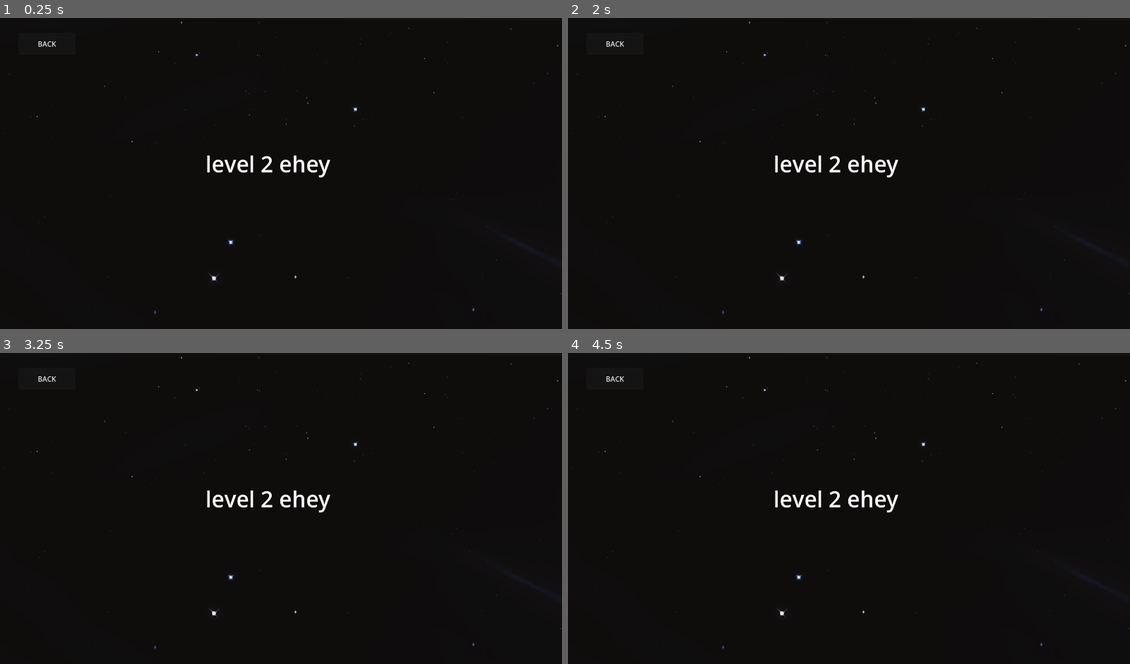
Above: before the commit, frames 1-4 (two rows, left to right).
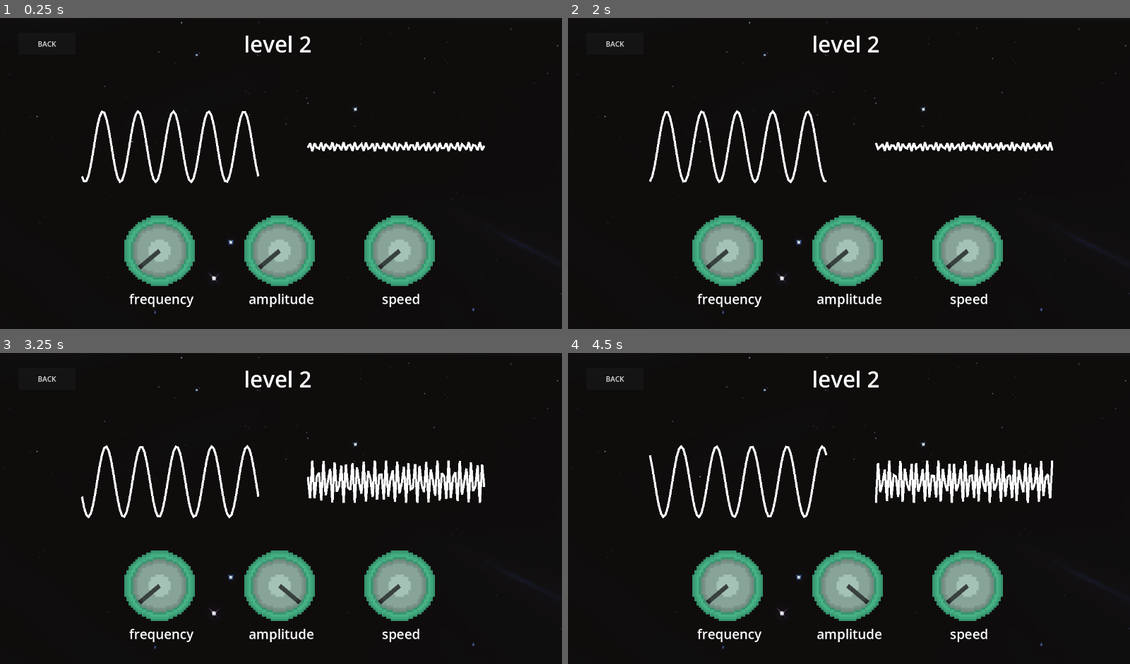
Above: after the commit, the same moments.

Repository: alexgaaranes/jame-gam-50
Game: Godot game, scene res://scenes/level/level2/level2.tscn
Two runs of this game, one before a commit and one after it. Both use one fixed random seed, a clock stepped at 60 frames per second and the inputs below. This scene is started directly instead of the project's main scene.
Inputs (mouse positions are in pixels of both pictures, inside the frame that each line leads up to):
- Up to frame 1 (0.25 s): no input
- Up to frame 2 (2 s): tap Enter (ui_accept) at 0.5, 0.77 s; move the mouse to (972, 161) at 0.52 s; hold Right (ui_right) 0.53-1.25 s; click (972, 161) at 0.67 s; drag from (736, 192) to (820, 238) at 1.27 s
- Up to frame 3 (3.25 s): move the mouse to (337, 443) at 2.02 s; hold Left (ui_left) 2.03-2.75 s; drag from (252, 573) to (112, 464) at 2.77 s
- Up to frame 4 (4.5 s): move the mouse to (1017, 558) at 3.52 s; hold Right (ui_right) 3.53-4.25 s; tap Enter (ui_accept) at 3.77 s; drag from (680, 464) to (764, 433) at 4.27 s

The runs differ from the first frame. In frame 1, 9.6% of the frame differs, in the area x 14-87%, y 5-93%; in frame 2, 9.6%; in frame 3, 11%; in frame 4, 11%.

Commit message:
feat: add level 2 game

Diff:
--- a/scenes/level/galaxy1.gd
+++ b/scenes/level/galaxy1.gd
@@ -10,8 +10,6 @@
 # Called every frame. 'delta' is the elapsed time since the previous frame.
 func _process(delta: float) -> void:
 	pass
-
-
 
 func _on_body_entered(body: Node2D) -> void:
 	if body.name == "Player":
--- a/scenes/level/level1/level1.tscn
+++ b/scenes/level/level1/level1.tscn
@@ -7,7 +7,7 @@
 [ext_resource type="PackedScene" uid="uid://bs21d2sl3ik2i" path="res://scenes/level/level1/goal.tscn" id="6_mshvf"]
 [ext_resource type="PackedScene" uid="uid://dccyi75h8ivau" path="res://scenes/level/ui/back.tscn" id="6_ssrwo"]
 [ext_resource type="PackedScene" uid="uid://b3f1m7svlhixv" path="res://scenes/level/ui/game_over.tscn" id="7_fnolb"]
-[ext_resource type="PackedScene" uid="uid://cdmmd66v4chjy" path="res://scenes/level/you_win.tscn" id="8_ssrwo"]
+[ext_resource type="PackedScene" uid="uid://cdmmd66v4chjy" path="res://scenes/level/ui/you_win.tscn" id="8_ssrwo"]
 
 [node name="Level1" type="Node2D"]
 script = ExtResource("1_mshvf")
--- /dev/null
+++ b/scenes/level/level2/adjust_wave.gd
@@ -0,0 +1,104 @@
+extends Line2D
+
+@export var amplitude := 80.0          # Wave height
+@export var speed := 4.0               # Speed
+@export var point_count := 80.0         # Resolution
+@export var frequency := 5.0          # Number of full wave cycles
+var phase := 0.0
+
+var margin_error = 0.015
+
+var correct_freq_knob_value = randf_range(0.2, 0.8)
+var correct_amp_knob_value = randf_range(0.2, 0.8)
+var correct_speed_knob_value = randf_range(0.2, 0.8)
+
+var adjust_freq_knob_value = 0.0
+var adjust_amp_knob_value = 0.0
+var adjust_speed_knob_value = 0.0
+
+var freq_dragging = false
+var amp_dragging = false
+var speed_dragging = false
+
+var updated = false
+
+
+signal win
+
+func _ready() -> void:
+	frequency = abs(0 - correct_freq_knob_value) * 60 + 5
+	amplitude = - abs(0 - correct_speed_knob_value) * 150 + 80
+	speed = abs(0 - correct_speed_knob_value) * 70 + 4
+
+func _process(delta):
+	handle_input(delta)
+	phase += delta * speed
+
+	var width = 400
+	var height = 200
+	var points = []
+
+	for i in range(point_count):
+		var t = float(i) / (point_count - 1)  # from 0 to 1
+		var x = t * width
+		var y = sin(t * TAU * frequency + phase) * amplitude
+		points.append(Vector2(x, y + height / 2))  # center vertically
+
+	self.points = points
+	if updated && !freq_dragging && !speed_dragging && !amp_dragging:
+		_print_knob_values()
+		_check_win()
+		updated = false
+
+func handle_input(delta):
+	if Input.is_action_pressed("ui_right"):
+		frequency += delta * 2.0
+	elif Input.is_action_pressed("ui_left"):
+		frequency -= delta * 2.0
+
+	frequency = clamp(frequency, 0.1, 50.0)  # Limit values
+
+func _print_knob_values():
+	print("freq knob value: ", adjust_freq_knob_value)
+	print("correct freq knob value: ", correct_freq_knob_value)
+	print()
+	print("speed knob value: ", adjust_speed_knob_value)
+	print("correct speed knob value: ", correct_speed_knob_value)
+	print()
+	print("amp knob value: ", adjust_amp_knob_value)
+	print("correct amp knob value: ", correct_amp_knob_value)
+	print()
+
+func _on_freq_knob_dial_rotated(degrees: float, value: float) -> void:
+	frequency = abs(value - correct_freq_knob_value) * 60 + 5
+	adjust_freq_knob_value = value
+	freq_dragging = true
+	updated = true
+
+func _on_speed_knob_dial_rotated(degrees: float, value: float) -> void:
+	speed = abs(value - correct_speed_knob_value) * 70 + 4
+	adjust_speed_knob_value = value
+	speed_dragging = true
+	updated = true
+
+func _on_amp_knob_dial_rotated(degrees: float, value: float) -> void:
+	amplitude = - abs(value - correct_amp_knob_value) * 150 + 80
+	adjust_amp_knob_value = value
+	amp_dragging = true
+	updated = true
+
+func _check_win():
+	if abs(adjust_freq_knob_value - correct_freq_knob_value) <= margin_error && abs(adjust_amp_knob_value - correct_amp_knob_value) <= margin_error && abs(adjust_speed_knob_value - correct_speed_knob_value) <= margin_error:
+		print("WINNER BETCH")
+		emit_signal("win")
+
+func _on_freq_knob_dragging(isDragging: bool) -> void:
+	freq_dragging = isDragging
+
+
+func _on_speed_knob_dragging(isDragging: bool) -> void:
+	speed_dragging = isDragging
+
+
+func _on_amp_knob_dragging(isDragging: bool) -> void:
+	amp_dragging = isDragging
--- /dev/null
+++ b/scenes/level/level2/adjust_wave.tscn
@@ -0,0 +1,8 @@
+[gd_scene load_steps=2 format=3 uid="uid://cwh0dn2f6cceb"]
+
+[ext_resource type="PackedScene" uid="uid://cvd08pxfwxsti" path="res://scenes/level/level2/wave.tscn" id="1_rmbg1"]
+
+[node name="Adjust Wave2" type="Node2D"]
+
+[node name="Adjust Wave" parent="." instance=ExtResource("1_rmbg1")]
+points = PackedVector2Array(0, 0)
--- /dev/null
+++ b/scenes/level/level2/correct_wave.gd
@@ -0,0 +1,23 @@
+extends Line2D
+
+@export var amplitude := 80.0          # Wave height
+@export var speed := 4.0               # Scroll speed
+@export var point_count := 80.0        # Resolution
+@export var frequency := 5.0          # Number of full wave cycles
+
+var phase := 0.0
+
+func _process(delta):
+	phase += delta * speed
+
+	var width = 400
+	var height = 200
+	var points = []
+
+	for i in range(point_count):
+		var t = float(i) / (point_count - 1)  # from 0 to 1
+		var x = t * width
+		var y = sin(t * TAU * frequency + phase) * amplitude
+		points.append(Vector2(x, y + height / 2))  # center vertically
+
+	self.points = points
--- /dev/null
+++ b/scenes/level/level2/correct_wave.tscn
@@ -0,0 +1,10 @@
+[gd_scene load_steps=3 format=3 uid="uid://ddgnxsqnwkbho"]
+
+[ext_resource type="PackedScene" uid="uid://cvd08pxfwxsti" path="res://scenes/level/level2/wave.tscn" id="1_unnig"]
+[ext_resource type="Script" uid="uid://fiqjupbcx4dt" path="res://scenes/level/level2/correct_wave.gd" id="2_vafph"]
+
+[node name="Correct Wave2" type="Node2D"]
+
+[node name="Correct Wave" parent="." instance=ExtResource("1_unnig")]
+points = PackedVector2Array(0, 0)
+script = ExtResource("2_vafph")
--- a/scenes/level/level2/level2.tscn
+++ b/scenes/level/level2/level2.tscn
@@ -1,10 +1,16 @@
-[gd_scene load_steps=3 format=3 uid="uid://dikyiofeavm15"]
+[gd_scene load_steps=8 format=3 uid="uid://dikyiofeavm15"]
 
 [ext_resource type="Texture2D" uid="uid://du8m33l7gvebq" path="res://assets/Background.png" id="1_q0vuy"]
+[ext_resource type="Script" uid="uid://b77mvrsyxfr16" path="res://scenes/level/level2/level_2.gd" id="1_vjjvc"]
 [ext_resource type="PackedScene" uid="uid://dccyi75h8ivau" path="res://scenes/level/ui/back.tscn" id="2_q0vuy"]
+[ext_resource type="PackedScene" uid="uid://ddgnxsqnwkbho" path="res://scenes/level/level2/correct_wave.tscn" id="3_ney6i"]
+[ext_resource type="PackedScene" uid="uid://4axunld1eoys" path="res://providers/fkeyzKnob-722325ebd60e0ee62ca20da56863c9b61790c7ac/addons/fkeyz_knob/knob.tscn" id="4_jgnos"]
+[ext_resource type="PackedScene" uid="uid://cwh0dn2f6cceb" path="res://scenes/level/level2/adjust_wave.tscn" id="4_tick8"]
+[ext_resource type="PackedScene" uid="uid://cdmmd66v4chjy" path="res://scenes/level/ui/you_win.tscn" id="7_iakny"]
 
 [node name="Level2" type="Node2D"]
 process_mode = 3
+script = ExtResource("1_vjjvc")
 
 [node name="space" type="Sprite2D" parent="."]
 position = Vector2(640, 360)
@@ -12,11 +18,75 @@
 texture = ExtResource("1_q0vuy")
 
 [node name="RichTextLabel" type="RichTextLabel" parent="."]
-offset_left = 472.0
-offset_top = 296.0
-offset_right = 816.0
-offset_bottom = 408.0
+offset_left = 464.0
+offset_top = 24.0
+offset_right = 808.0
+offset_bottom = 136.0
 theme_override_font_sizes/normal_font_size = 50
-text = "level 2 ehey"
+text = "level 2"
+horizontal_alignment = 1
 
 [node name="Back" parent="." instance=ExtResource("2_q0vuy")]
+
+[node name="Correct Wave" parent="." instance=ExtResource("3_ney6i")]
+position = Vector2(192, 192)
+
+[node name="Adjust Wave" parent="." instance=ExtResource("4_tick8")]
+position = Vector2(704, 192)
+
+[node name="Freq Knob" parent="." instance=ExtResource("4_jgnos")]
+offset_left = 288.0
+offset_top = 448.0
+offset_right = 448.0
+offset_bottom = 608.0
+
+[node name="Speed Knob" parent="." instance=ExtResource("4_jgnos")]
+offset_left = 832.0
+offset_top = 448.0
+offset_right = 992.0
+offset_bottom = 608.0
+
+[node name="Amp Knob" parent="." instance=ExtResource("4_jgnos")]
+offset_left = 560.0
+offset_top = 448.0
+offset_right = 720.0
+offset_bottom = 608.0
+
+[node name="RichTextLabel2" type="RichTextLabel" parent="."]
+offset_left = 240.0
+offset_top = 616.0
+offset_right = 504.0
+offset_bottom = 728.0
+theme_override_font_sizes/normal_font_size = 30
+text = "frequency"
+horizontal_alignment = 1
+
+[node name="RichTextLabel3" type="RichTextLabel" parent="."]
+offset_left = 512.0
+offset_top = 616.0
+offset_right = 776.0
+offset_bottom = 728.0
+theme_override_font_sizes/normal_font_size = 30
+text = "amplitude"
+horizontal_alignment = 1
+
+[node name="RichTextLabel4" type="RichTextLabel" parent="."]
+offset_left = 784.0
+offset_top = 616.0
+offset_right = 1048.0
+offset_bottom = 728.0
+theme_override_font_sizes/normal_font_size = 30
+text = "speed"
+horizontal_alignment = 1
+
+[node name="YouWin" parent="." groups=["ui"] instance=ExtResource("7_iakny")]
+
+[connection signal="win" from="Adjust Wave/Adjust Wave" to="." method="_on_adjust_wave_win"]
+[connection signal="dial_rotated" from="Freq Knob" to="Adjust Wave/Adjust Wave" method="_on_freq_knob_dial_rotated"]
+[connection signal="dragging" from="Freq Knob" to="Adjust Wave/Adjust Wave" method="_on_freq_knob_dragging"]
+[connection signal="dial_rotated" from="Speed Knob" to="Adjust Wave/Adjust Wave" method="_on_speed_knob_dial_rotated"]
+[connection signal="dragging" from="Speed Knob" to="Adjust Wave/Adjust Wave" method="_on_speed_knob_dragging"]
+[connection signal="dial_rotated" from="Amp Knob" to="Adjust Wave/Adjust Wave" method="_on_amp_knob_dial_rotated"]
+[connection signal="dragging" from="Amp Knob" to="Adjust Wave/Adjust Wave" method="_on_amp_knob_dragging"]
+
+[editable path="Adjust Wave"]
--- /dev/null
+++ b/scenes/level/level2/level_2.gd
@@ -0,0 +1,16 @@
+extends Node2D
+
+@onready var you_win: CanvasLayer = $YouWin
+
+# Called when the node enters the scene tree for the first time.
+func _ready() -> void:
+	you_win.visible = false
+
+
+# Called every frame. 'delta' is the elapsed time since the previous frame.
+func _process(delta: float) -> void:
+	pass
+
+
+func _on_adjust_wave_win() -> void:
+	you_win.visible = true
--- /dev/null
+++ b/scenes/level/level2/wave.tscn
@@ -0,0 +1,8 @@
+[gd_scene load_steps=2 format=3 uid="uid://cvd08pxfwxsti"]
+
+[ext_resource type="Script" uid="uid://btd8c5dwjg6vk" path="res://scenes/level/level2/adjust_wave.gd" id="1_irsjx"]
+
+[node name="Wave" type="Line2D"]
+points = PackedVector2Array(640, 376)
+width = 5.0
+script = ExtResource("1_irsjx")
Not shown, added: providers/fkeyzKnob-722325ebd60e0ee62ca20da56863c9b61790c7ac/addons/fkeyz_knob/knob.gd
Not shown, added: providers/fkeyzKnob-722325ebd60e0ee62ca20da56863c9b61790c7ac/addons/fkeyz_knob/knob.gd.uid
Not shown, added: providers/fkeyzKnob-722325ebd60e0ee62ca20da56863c9b61790c7ac/addons/fkeyz_knob/knob.tscn
Binary file added: providers/fkeyzKnob-722325ebd60e0ee62ca20da56863c9b61790c7ac/addons/fkeyz_knob/sprites/base.png
Not shown, added: providers/fkeyzKnob-722325ebd60e0ee62ca20da56863c9b61790c7ac/addons/fkeyz_knob/sprites/base.png.import
Binary file added: providers/fkeyzKnob-722325ebd60e0ee62ca20da56863c9b61790c7ac/addons/fkeyz_knob/sprites/dial.png
Not shown, added: providers/fkeyzKnob-722325ebd60e0ee62ca20da56863c9b61790c7ac/addons/fkeyz_knob/sprites/dial.png.import
Binary file added: providers/fkeyzKnob-722325ebd60e0ee62ca20da56863c9b61790c7ac/addons/fkeyz_knob/sprites/full_knob.png
Not shown, added: providers/fkeyzKnob-722325ebd60e0ee62ca20da56863c9b61790c7ac/addons/fkeyz_knob/sprites/full_knob.png.import
Binary file added: providers/fkeyzKnob-722325ebd60e0ee62ca20da56863c9b61790c7ac/addons/fkeyz_knob/sprites/full_knob_icon.png
Not shown, added: providers/fkeyzKnob-722325ebd60e0ee62ca20da56863c9b61790c7ac/addons/fkeyz_knob/sprites/full_knob_icon.png.import
Not shown, added: scenes/level/level2/adjust_wave.gd.uid
(and 7 more such lines)
